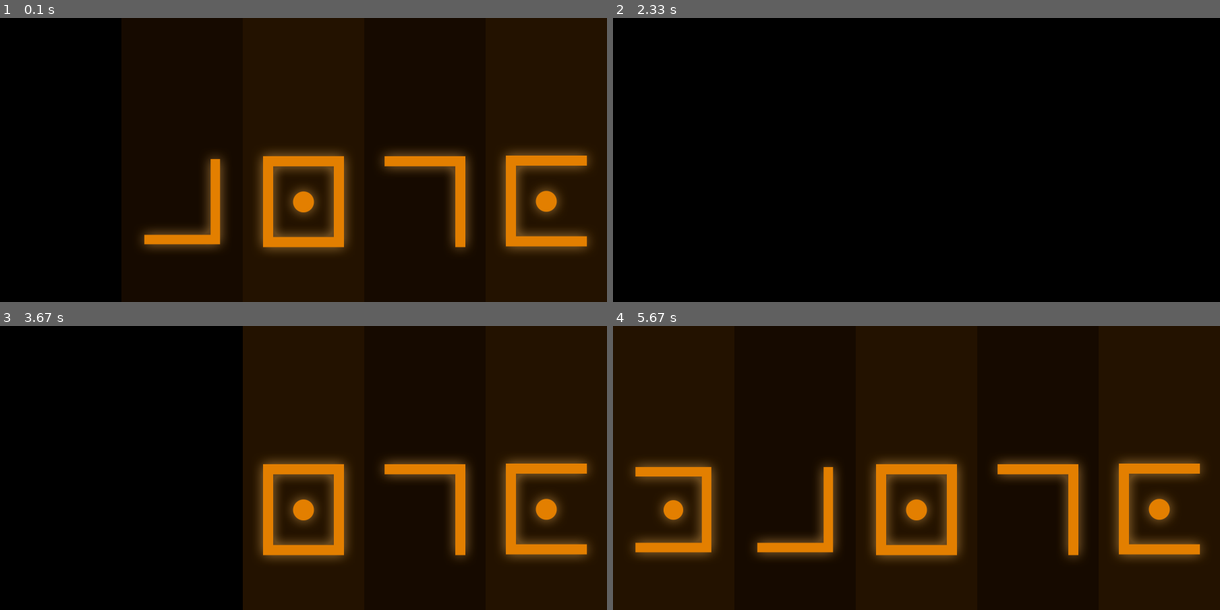
Above: before the commit, frames 1-4 (two rows, left to right).
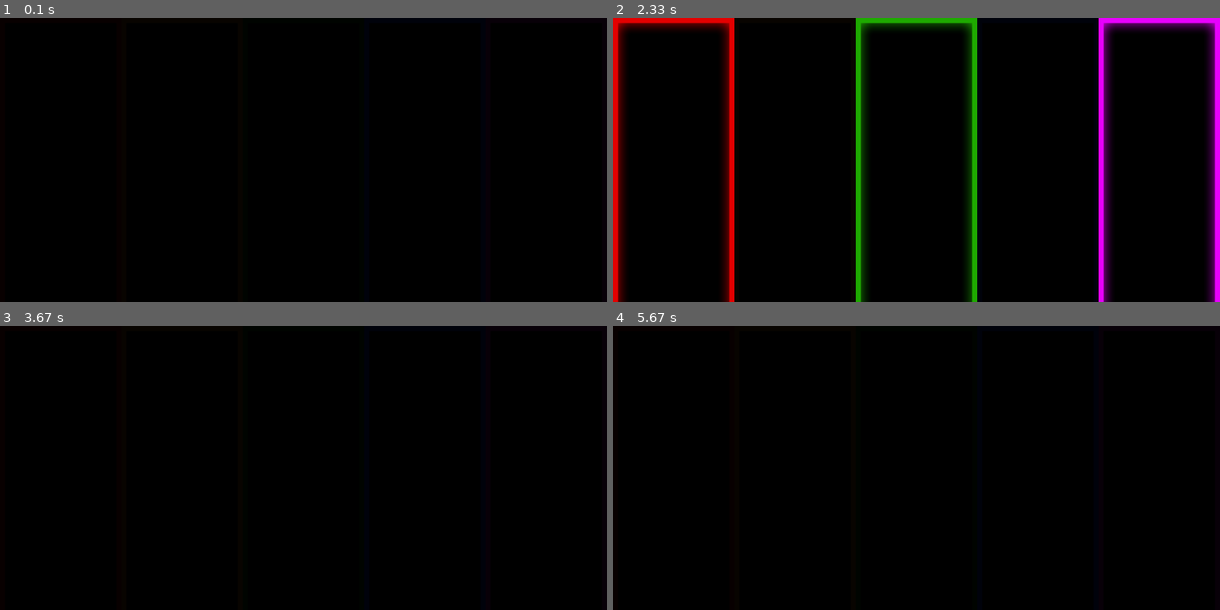
Above: after the commit, the same moments.

Repository: adambauman/python-summit-cipher
Game: pygame game, started from gs_summit_pygame.py
Two runs of this game, one before a commit and one after it. Both use one fixed random seed, a clock stepped at 60 frames per second and the inputs below.
Inputs:
- Up to frame 1 (0.1 s): no input
- Up to frame 2 (2.33 s): no input
- Up to frame 3 (3.67 s): no input
- Up to frame 4 (5.67 s): no input

The runs differ from the first frame. In frame 1, 46% of the frame differs, in the area x 22-100%, y 0-100%; in frame 2, 13%; in frame 3, 43%; in frame 4, 66%, in the area x 0-100%, y 0-100%.

Commit message:
Preparing for real game code

Diff:
--- a/gs_summit_pygame.py
+++ b/gs_summit_pygame.py
@@ -5,34 +5,52 @@
 
 def LoadCipherPanels():
     g_cipher_panels.append(
-        {'image': pygame.image.load("panel1.png"),
+        {'active_image': pygame.image.load("red_plate_active.png"),
+         'inactive_image': pygame.image.load("red_plate_inactive.png"),
          'is_active': False,
          'starting_pos': (0,0)
          })
     g_cipher_panels.append(
-        {'image': pygame.image.load("panel2.png"),
+        {'active_image': pygame.image.load("orange_plate_active.png"),
+         'inactive_image': pygame.image.load("orange_plate_inactive.png"),
          'is_active': False,
          'starting_pos': (384,0)
          })
     g_cipher_panels.append(
-        {'image': pygame.image.load("panel3.png"),
+        {'active_image': pygame.image.load("green_plate_active.png"),
+         'inactive_image': pygame.image.load("green_plate_inactive.png"),
          'is_active': False,
          'starting_pos': (768,0)
          })
     g_cipher_panels.append(
-        {'image': pygame.image.load("panel4.png"),
+        {'active_image': pygame.image.load("blue_plate_active.png"),
+         'inactive_image': pygame.image.load("blue_plate_inactive.png"),
          'is_active': False,
          'starting_pos': (1152,0)
          })
     g_cipher_panels.append(
-        {'image': pygame.image.load("panel5.png"),
+        {'active_image': pygame.image.load("purple_plate_active.png"),
+         'inactive_image': pygame.image.load("purple_plate_inactive.png"),
          'is_active': False,
          'starting_pos': (1536,0)
          })
 
 def DrawCipherPanels(pygame_screen):
     for single_panel in g_cipher_panels:
-        pygame_screen.blit(single_panel['image'], single_panel['starting_pos'])
+        if single_panel['is_active'] == True:
+            pygame_screen.blit(single_panel['active_image'], single_panel['starting_pos'])
+        else:
+            pygame_screen.blit(single_panel['inactive_image'], single_panel['starting_pos'])
+        pygame.display.flip()
+
+
+def ResetCipherPanels(pygame_screen):
+    for single_panel in g_cipher_panels:
+        single_panel['is_active'] = False
+        pygame_screen.blit(single_panel['inactive_image'], single_panel['starting_pos'])
+        pygame.display.flip()
+
+
 
 def HandleQuit(pygame):
     for event in pygame.event.get():
@@ -48,23 +66,24 @@
     screen.fill((0,128,128))
 
     LoadCipherPanels()
-    DrawCipherPanels(screen)
-    pygame.display.flip()
+    ResetCipherPanels(screen)
 
     running = True
     while running:
-        for panel in g_cipher_panels:
-            panel_area = (panel['starting_pos'][0],
-                          panel['starting_pos'][1],
-                          panel['image'].get_width(),
-                          panel['image'].get_height())
-
-            pygame.draw.rect(screen,(0,0,0),panel_area)
-            pygame.display.flip()
-            time.sleep(0.5)
-
+##        for panel in g_cipher_panels:
+##            panel_area = (panel['starting_pos'][0],
+##                          panel['starting_pos'][1],
+##                          panel['active_image'].get_width(),
+##                          panel['active_image'].get_height())
+##
+##            pygame.draw.rect(screen,(0,0,0),panel_area)
+##            pygame.display.flip()
+        ResetCipherPanels(screen)
+        time.sleep(2)
+        g_cipher_panels[0]['is_active'] = True
+        g_cipher_panels[2]['is_active'] = True
+        g_cipher_panels[4]['is_active'] = True
         DrawCipherPanels(screen)
-        pygame.display.flip()
         time.sleep(0.5)
 
         HandleQuit(pygame)
Binary file added: blue_plate_active.png
Binary file added: blue_plate_inactive.png
Binary file added: green_plate_active.png
Binary file added: green_plate_inactive.png
Binary file added: orange_plate_active.png
Binary file added: orange_plate_inactive.png
Binary file removed: panel1.png
Binary file removed: panel2.png
Binary file removed: panel3.png
Binary file removed: panel4.png
Binary file removed: panel5.png
Binary file added: purple_plate_active.png
(and 4 more such lines)
